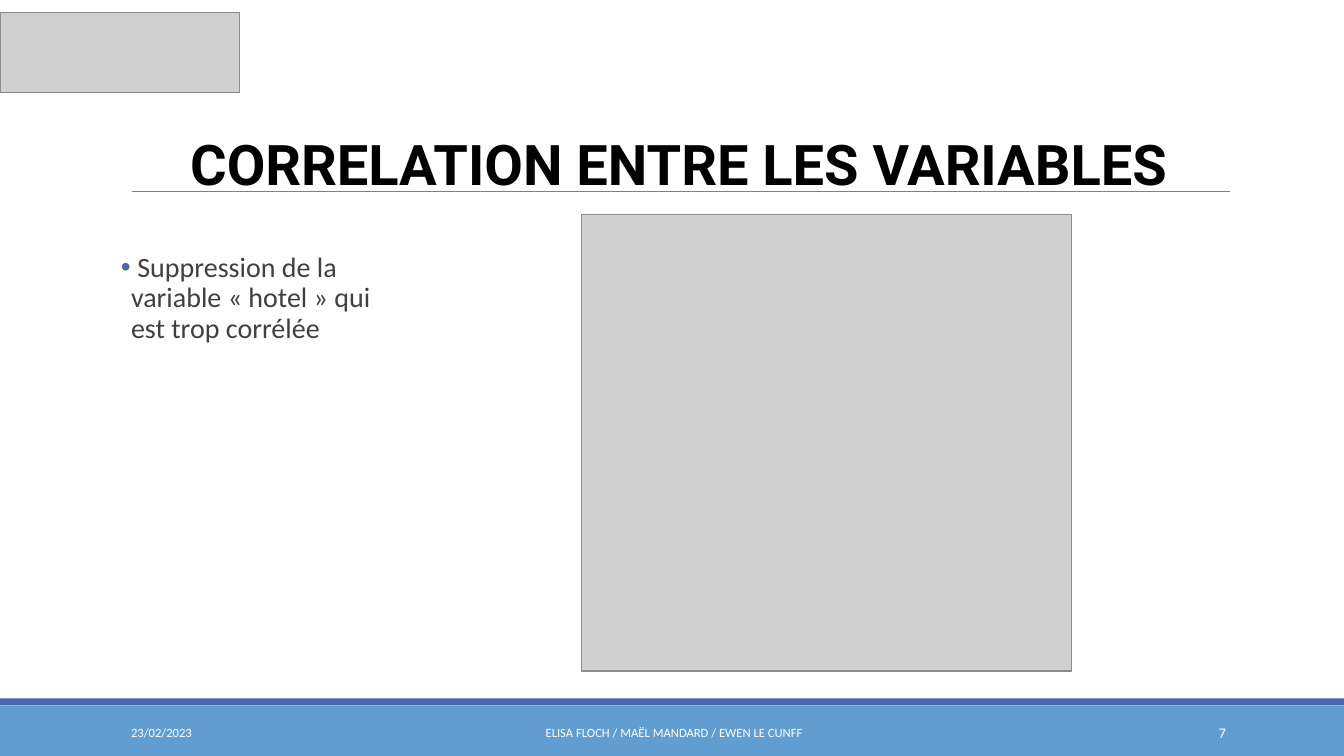
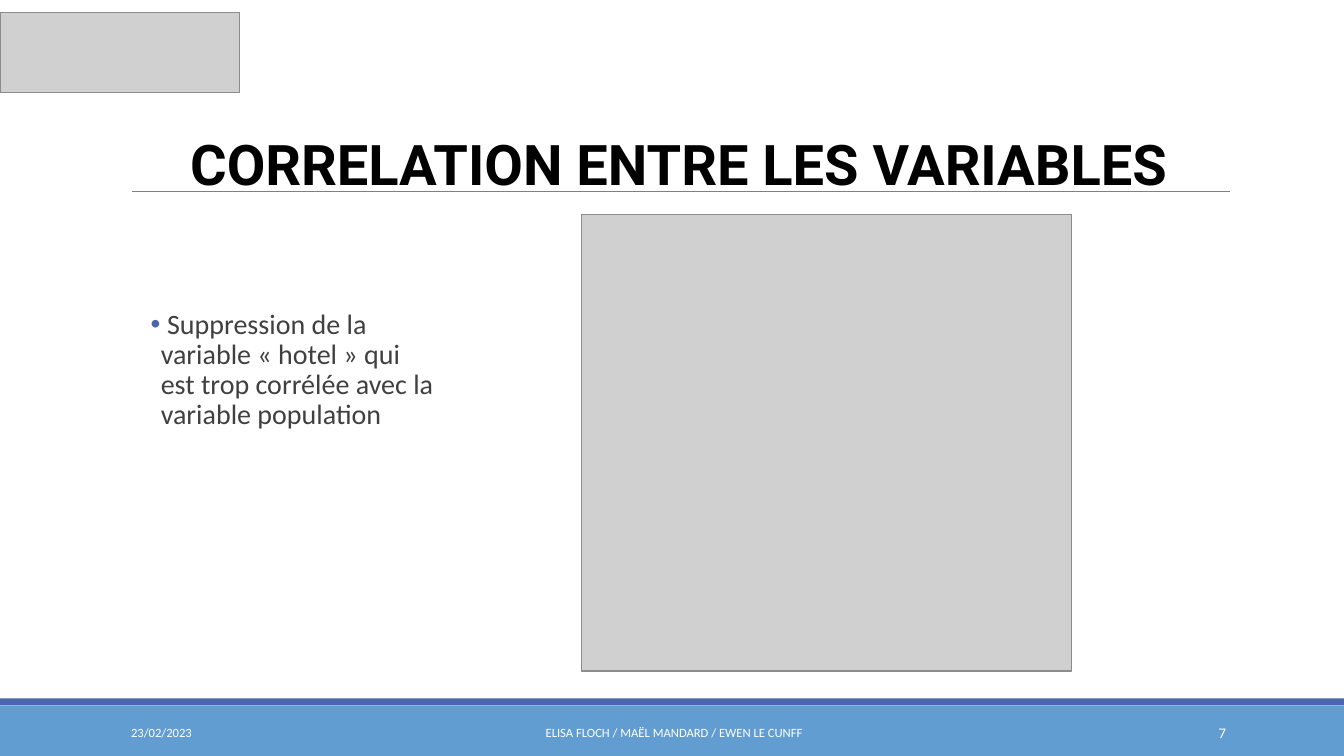
Before and after one commit to elecunff/ProjetEconometrie_Mandard_Floch_LeCunff, a slide deck: slide 7 of Présentation/Présentation_orale.pptx. Drawn at 1344x756 pixels with LibreOffice and Linux fonts; fonts in the diff are those of the drawing; grey boxes stand for pictures. Boxes give left, top, right and bottom in pixels: in the first picture for what was removed or moved away, otherwise in the second. Text is boxed around its words. In the diff, an @@ line names an element or a change of style, - is before the commit and + after.

```diff
--- a/Présentation/Présentation_orale.pptx
+++ b/Présentation/Présentation_orale.pptx
@@ text at [161,314,433,429]: text changed @@
-• Suppression de la variable « hotel » qui est trop corrélée
+• Suppression de la variable « hotel » qui est trop corrélée avec la variable population
```
Also in this commit, not shown: 7 other slides changed, 1 slide removed.
